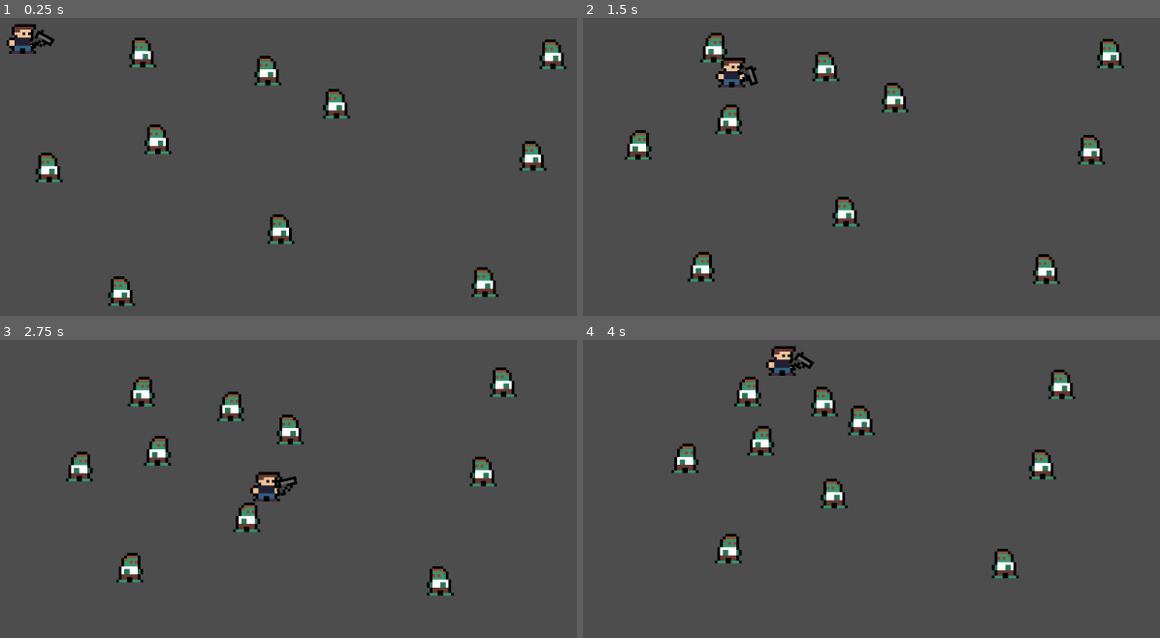
Above: before the commit, frames 1-4 (two rows, left to right).
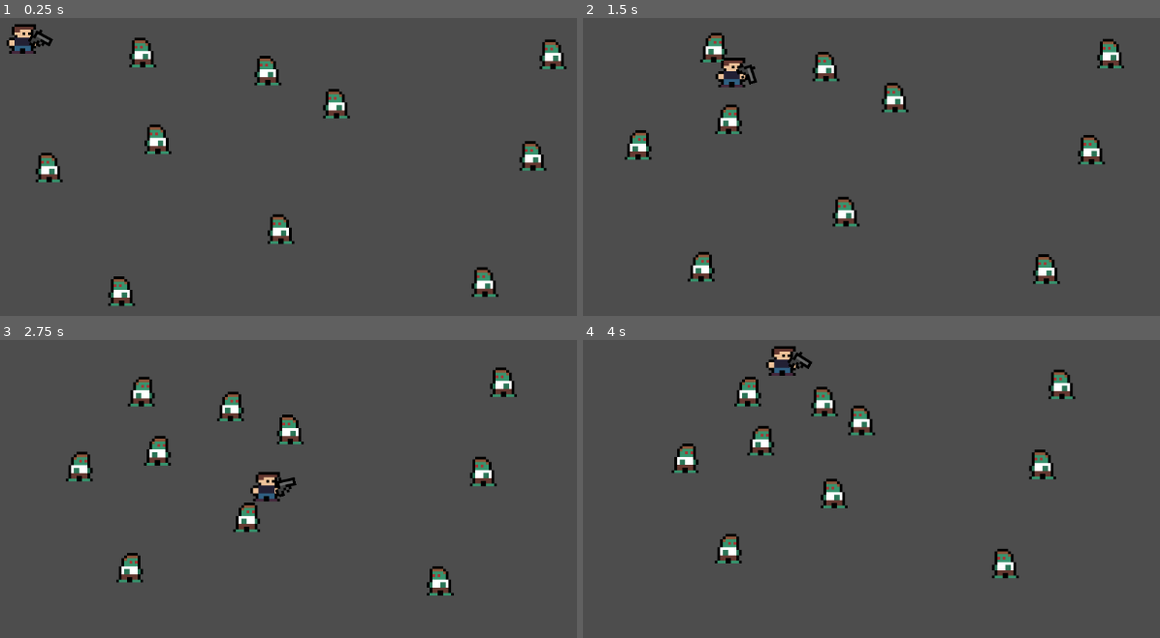
Above: after the commit, the same moments.

Repository: JoshuaW13/shoot-things
Game: Godot game, scene res://levels/field/field.tscn
Same seed, same stepped clock (60 frames per second), same inputs: the game is played once before the commit and once after it.
Inputs (mouse positions are in pixels of both pictures, inside the frame that each line leads up to):
- Up to frame 1 (0.25 s): no input
- Up to frame 2 (1.5 s): move the mouse to (1131, 199) at 0.52 s; hold D (Right) 0.53-1.28 s; move the mouse to (802, 241) at 1.27 s; hold S (Down) from 1.28 s (still down)
- Up to frame 3 (2.75 s): move the mouse to (455, 447) at 2.02 s; release S (Down) at 2.03 s; hold D (Right) from 2.03 s (still down)
- Up to frame 4 (4 s): move the mouse to (917, 629) at 2.77 s; release D (Right) at 2.78 s; hold W (Up) 2.78-3.53 s; move the mouse to (outside the picture) at 3.52 s; hold A (Left) from 3.53 s (still down)

The runs differ from the first frame. In frame 1, less than 0.1% of the frame differs, in the area x 4-10%, y 3-10%; in frame 2, less than 0.1%; in frame 3, less than 0.1%, in the area x 47-52%, y 45-53%; in frame 4, less than 0.1%.

Commit message:
Fixed pistol rotation bug
Introduced an optional direction controller that can inform the rotate
component if the patient is horizontally flipped

Diff:
--- a/common/components/rotateOnMouse/rotate_on_mouse_component.gd
+++ b/common/components/rotateOnMouse/rotate_on_mouse_component.gd
@@ -2,11 +2,15 @@
 class_name RotateOnMouseComponent
 
 @export var patient: Node2D
+@export var flip_on_mouse: FlipOnMouseComponent
 
 func _process(_delta: float) -> void:
 	if patient:
-		var mouse_pos = get_global_mouse_position()
-		var to_mouse = mouse_pos - patient.global_position
-		var angle = to_mouse.angle()
+		var mouse_pos: Vector2 = get_global_mouse_position()
+		var to_mouse: Vector2 = mouse_pos - patient.global_position
+		var angle: float = to_mouse.angle()
 
-		patient.rotation = angle
+		if flip_on_mouse and flip_on_mouse.facing == flip_on_mouse.Facing.LEFT:
+			patient.rotation = PI - angle
+		else:
+			patient.rotation = angle
--- a/entities/items/guns/pistol/pistol.tscn
+++ b/entities/items/guns/pistol/pistol.tscn
@@ -5,5 +5,5 @@
 [node name="Pistol" type="Node2D"]
 
 [node name="Sprite2D" type="Sprite2D" parent="."]
-position = Vector2(6, -1)
+position = Vector2(4, 0)
 texture = ExtResource("1_wfjhr")
--- a/entities/player/player.gd
+++ b/entities/player/player.gd
@@ -10,3 +10,4 @@
 func _ready() -> void:
 	player_direction_controller.patient = flip_pivot
 	weapon_direction_controller.patient = weapon
+	weapon_direction_controller.flip_on_mouse = player_direction_controller
